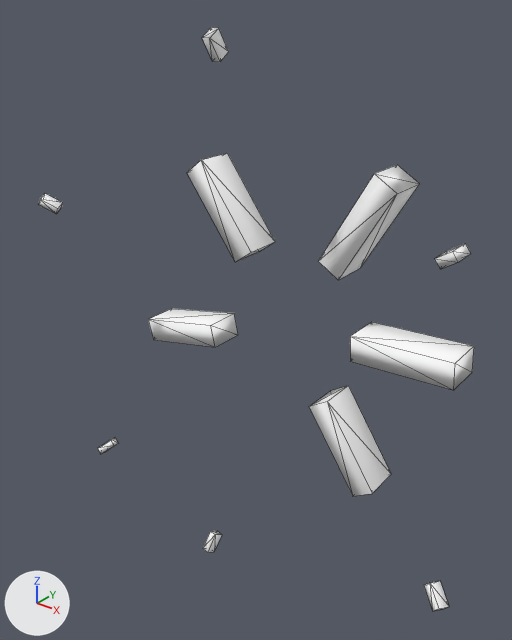
The FBX model Reference/Resource/Mesh/Animation/Effect/E_SP_Hakaikousen_Reserve.fbx: old version first, new version second.
One viewpoint serves both versions: a 50 mm camera at (0.0276, -0.0418, 0.0246) aimed at (-0.0003, -0.0069, 0.0029). The lights are fixed; the arrows at lower left show +X, +Y and +Z. Mesh edges are drawn as thin lines. Where no turn or scale is listed for an object, it has been applied to the vertices.

The first picture shows 'power00', 'power01', 'power010', 'power02', 'power03', 'power04', 'power05', 'power06', 'power07', 'power08', 'power09'.
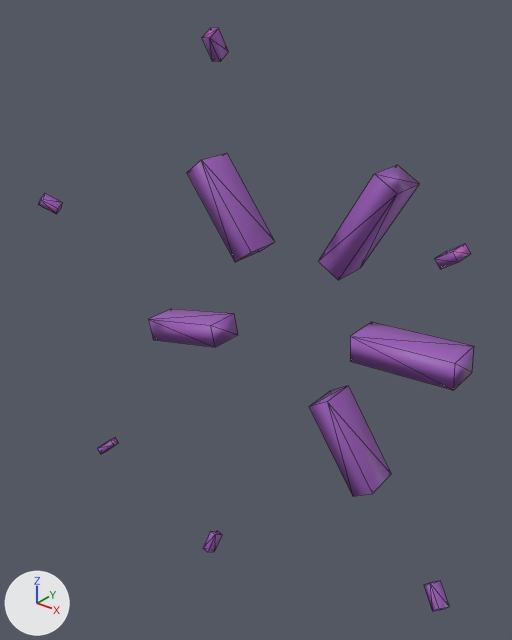
Pixel boxes [x1, y1, x2, y2] of what changed, in the pictures (512 x 640 px):
'power07', surface changed (white to purple): [350, 322, 474, 390] in both
'power06', surface changed (grey to purple): [319, 165, 419, 280] in both
'power05', surface changed (white to purple): [187, 153, 275, 262] in both
'power09', surface changed (white to purple): [309, 386, 391, 496] in both
'power08', surface changed (white to purple): [148, 309, 238, 347] in both
'power00', surface changed (grey to purple): [202, 28, 229, 62] in both
'power02', surface changed (white to purple): [424, 581, 449, 611] in both
'power01', surface changed (white to purple): [435, 244, 471, 269] in both
'power04', surface changed (white to purple): [38, 193, 63, 214] in both
'power010', surface changed (grey to purple): [203, 531, 222, 552] in both
'power03', surface changed (white to purple): [97, 438, 118, 454] in both

What changed in the scene script:
```text
Add img_e_sp_hakaikousen_reserve_png:
    img_e_sp_hakaikousen_reserve_png = load_image('E_SP_Hakaikousen_Reserve.png', 'E_SP_Hakaikousen_Reserve.png', 1024, 1024, 'sRGB')
Change mat_lambert1:
    remove mat_lambert1.base_color = (1.0, 1.0, 1.0)  # white #ffffff
    mat_lambert1.roughness: 0.553 -> 0.5
    add mat_lambert1.texture = img_e_sp_hakaikousen_reserve_png  # with its transparency
```
